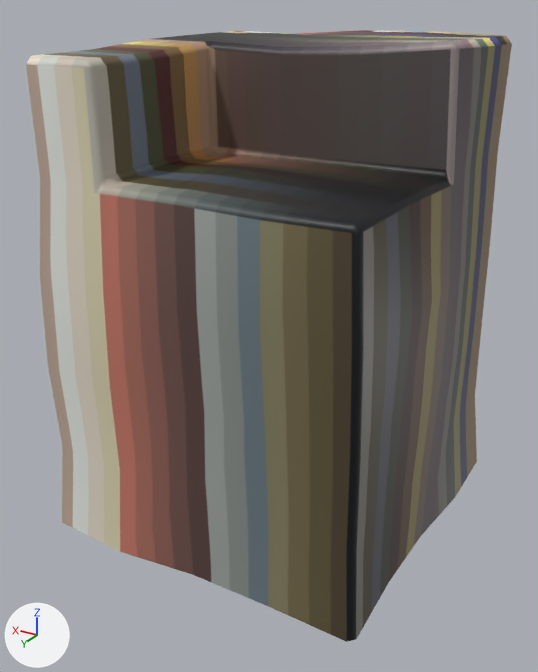
The glTF model dans_modeling_agency/assets/MSH_Building_013.glb: old version first, new version second.
The view is the same before and after, from a 50 mm camera at (-5.35, 9.33, 7.43) aimed at (0.04, 0.35, 2.95). Lighting does not change. The marker at lower left points along +X, +Y and +Z. Vertices at the same position are counted once.

The first picture shows 'Base.007'.
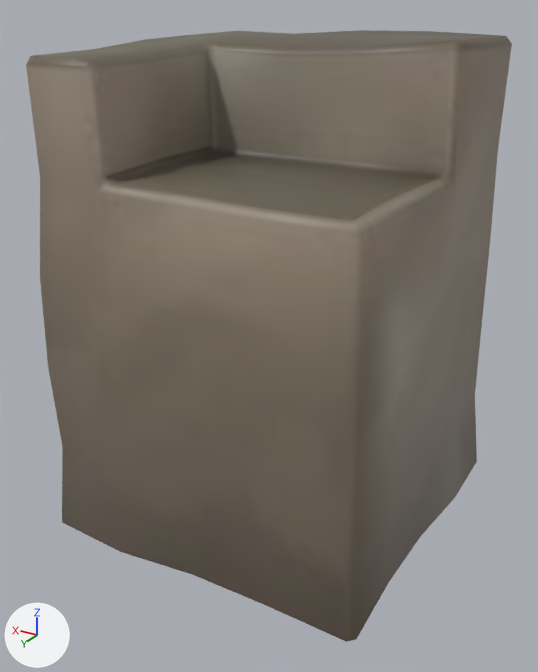
Patch to the scene script:
```diff
--- a/dans_modeling_agency/assets/MSH_Building_013.glb.py
+++ b/dans_modeling_agency/assets/MSH_Building_013.glb.py
@@ img_tx_buildings @@
+img_tx_buildings = load_image('TX_Buildings', '_unpacked/TX_Buildings', 1024, 1024, 'sRGB')
@@ mat_material @@
 mat_material = principled_material('Material')
-mat_material.texture = img_tx_palette
+mat_material.texture = img_tx_buildings
@@ me_grid_008 @@
 me_grid_008.from_pydata(...)  # 160 vertices, 298 faces; spans x -2.64..2.66, y -2.69..2.7, z 0.0..7.22
 # used by ob_base_007; location = (0.0, 0.0, 0.0)
+# me_grid_008 part 1: its shading normals changed
+# me_grid_008 part 2: texture (UV) coordinates of 298 of 298 faces, centred in x -2.59..2.64, y -2.66..2.61, z 0.46..7.2, changed; they spanned u 0.0..1.0, v 0.0..1.0 and now span u 0.0..0.97, v 0.0..0.96
 me_grid_008.materials.append(mat_material)
```

Where the change shows, as pixel boxes [x1, y1, x2, y2] in the pictures (538 x 672 px):
'Base.007', surface changed, shading changed: [26, 30, 512, 642] in both
part 2 of me_grid_008, surface changed: [26, 30, 512, 642] in both
